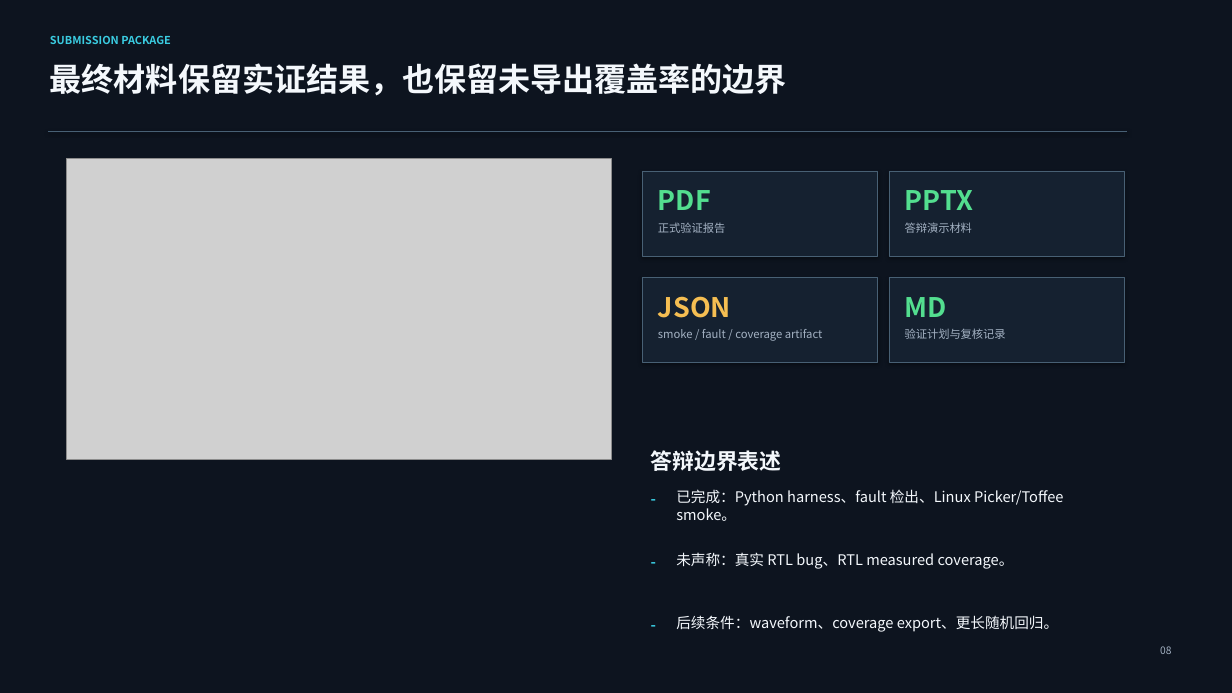
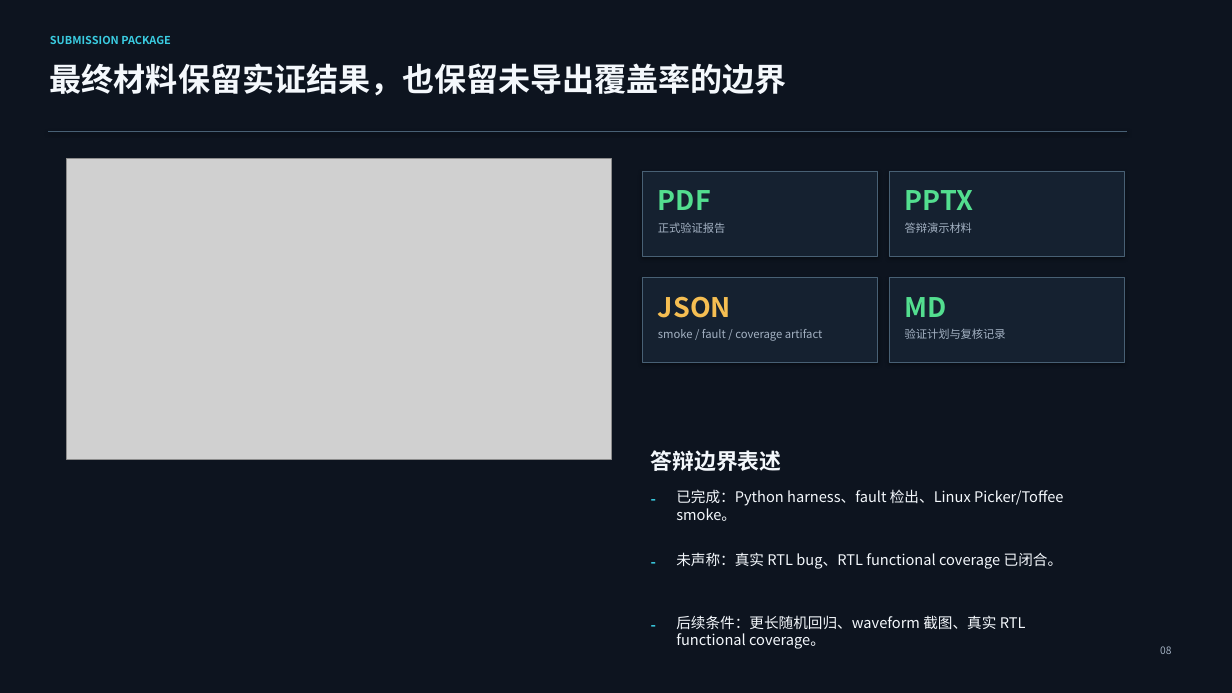
Before and after one commit to python123-ops/CacheSage-UC-NutShell-Cache-AI-HIL-, a slide deck: slide 8 of reports/CacheSage-UC-defense-demo.pptx. Drawn at 1232x693 pixels with LibreOffice and Linux fonts; fonts in the diff are those of the drawing; grey boxes stand for pictures. Boxes give left, top, right and bottom in pixels: in the first picture for what was removed or moved away, otherwise in the second. Text is boxed around its words. In the diff, an @@ line names an element or a change of style, - is before the commit and + after.

Commit message:
docs: add rtl smoke artifact coverage evidence

```diff
--- a/reports/CacheSage-UC-defense-demo.pptx
+++ b/reports/CacheSage-UC-defense-demo.pptx
@@ text at bbox=[676, 552, 1062, 569]: text changed @@
-未声称：真实 RTL bug、RTL measured coverage。
+未声称：真实 RTL bug、RTL functional coverage 已闭合。
@@ text at bbox=[676, 615, 1026, 649]: text changed @@
-后续条件：waveform、coverage export、更长随机回归。
+后续条件：更长随机回归、waveform 截图、真实 RTL functional coverage。
```
Also in this commit, not shown: 3 other slides changed, 19 other files.
